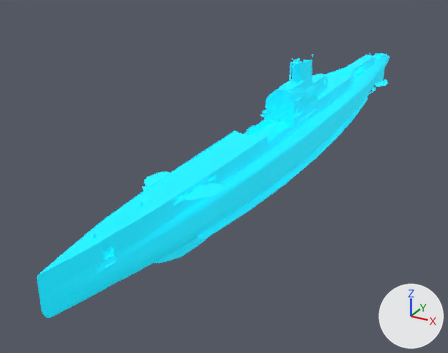
Two versions of the glTF model packages/webui/src/res/models/ships/Surcouf.glb, one commit apart.
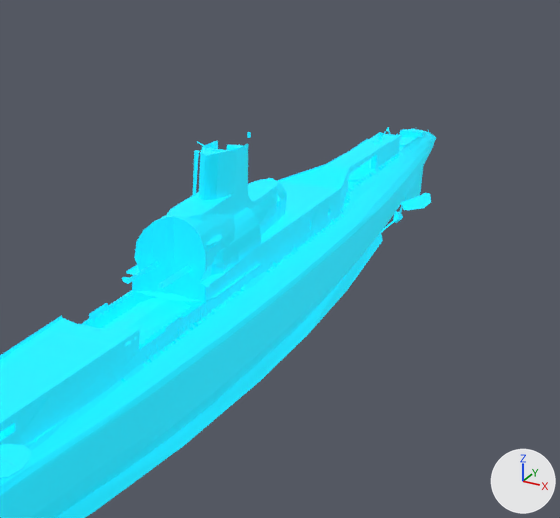
Each version is shown whole from a 50 mm camera at (2.37, -5.78, 2.12) aimed at (-0.5, -0.57, -0.49), then close up on the part from 47% to 98% of the width and 0% to 61% of the height. Lighting does not change. The marker at lower right points along +X, +Y and +Z. The older version's two pictures come first.

The older version as bpy lines, for what is in view:
```python
me_mesh_0 = bpy.data.meshes.new('Mesh_0')
me_mesh_0.from_pydata(...)  # 4672 vertices, 9136 faces; spans x -0.32..0.32, y -3.67..3.67, z -0.48..0.69
me_mesh_0.materials.append(mat_material_0)  # cyan #00d6ed, glowing cyan #0095aa
ob_mesh_0 = bpy.data.objects.new('Mesh_0', me_mesh_0)
ob_mesh_0.location = (0.0, 0.0, 0.0)
```
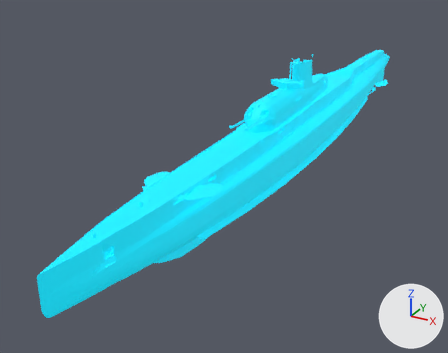
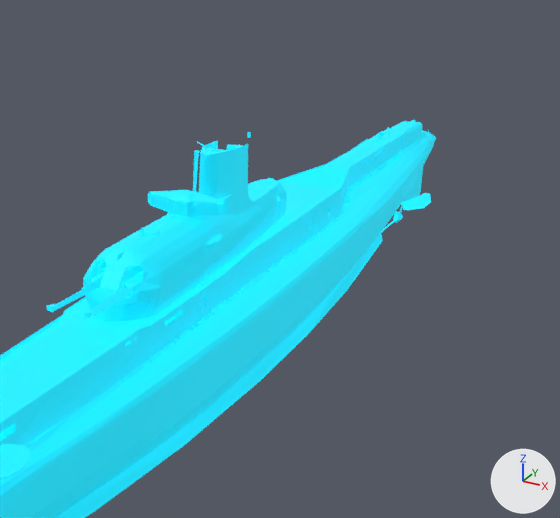
Location of each change, [x1, y1, x2, y2] in pixels of the close-ups (560 x 518 px; the box of a moved part takes in the faces that stretch with it):
'Mesh_0', reshaped: before [0, 127, 436, 518]; after [0, 120, 436, 518]
part 1 of me_mesh_0, deleted (mostly hidden): before [122, 261, 191, 284]
part 2 of me_mesh_0, moved or reshaped: before [46, 207, 264, 342]; after [46, 190, 249, 349]
part 3 of me_mesh_0, built on: before [352, 129, 422, 177]; after [350, 120, 422, 188]

Edits to the bpy script that builds the scene:
```text
Change me_mesh_0:
    used by ob_mesh_0; location = (0.0, 0.0, 0.0)
    remove me_mesh_0.from_pydata(...)  # 4672 vertices, 9136 faces; spans x -0.32..0.32, y -3.67..3.67, z -0.48..0.69
    add me_mesh_0.from_pydata(...)  # 4781 vertices, 9213 faces; spans x -0.32..0.32, y -3.67..3.67, z -0.48..0.69
    me_mesh_0 part 1: 11 loose pieces with 99 vertices, spanning x -0.17..0.17, y -0.59..0.26, z 0.05..0.26, are deleted
    me_mesh_0 part 2: 6 vertices moved within x -0.17..0.17, y -0.23..0.1, z 0.04..0.08; 925 vertices removed from x -0.19..0.19, y -0.96..0.35, z 0.0..0.4; 800 vertices added at x -0.19..0.19, y -1.22..0.18, z 0.04..0.53
    me_mesh_0 part 3: 1 vertex moved within x -0.03, y 3.25, z 0.1; 16 vertices removed from x -0.07..0.08, y 2.15..3.26, z 0.08..0.17; 341 vertices added at x -0.07..0.07, y 1.87..3.28, z 0.08..0.18
    other edits to the shape of me_mesh_0 do not show in these pictures
```
